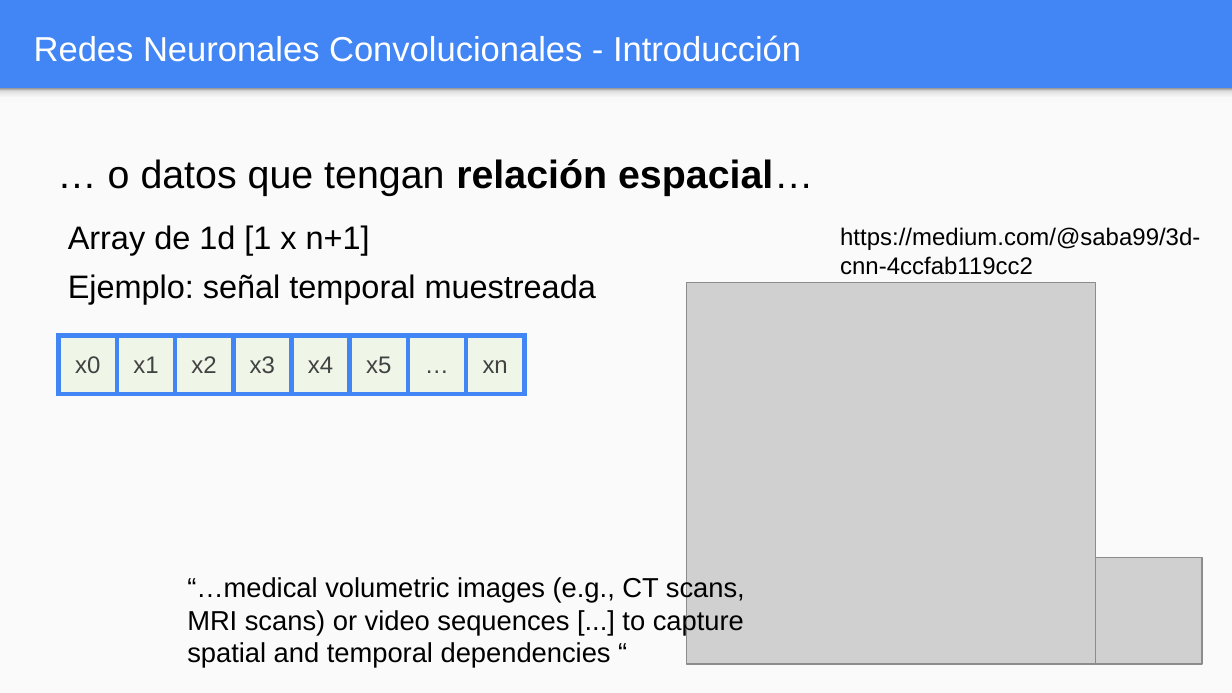
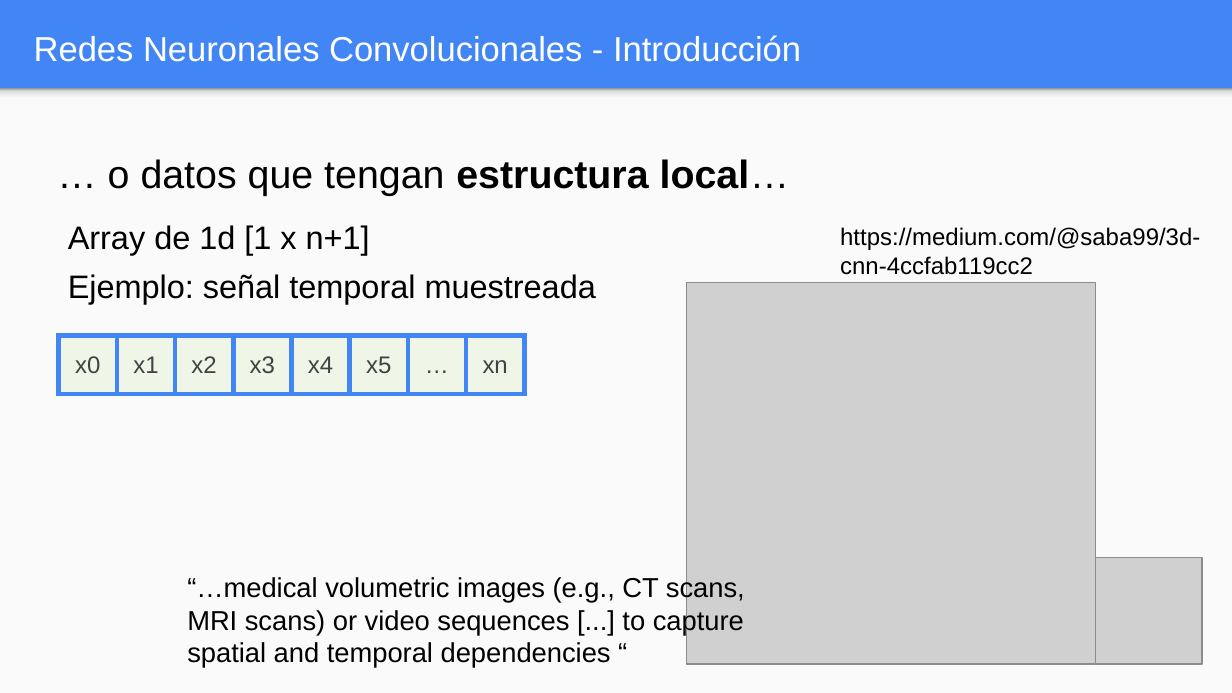
Before and after one commit to FIUBA-Posgrado-Inteligencia-Artificial/aprendizaje_profundo, a slide deck: slide 4 of clase_5/teoria/Clase_5.pptx. Drawn at 1232x693 pixels with LibreOffice and Linux fonts; fonts in the diff are those of the drawing; grey boxes stand for pictures. Boxes give left, top, right and bottom in pixels: in the first picture for what was removed or moved away, otherwise in the second. Text is boxed around its words. In the diff, an @@ line names an element or a change of style, - is before the commit and + after.

```diff
--- a/clase_5/teoria/Clase_5.pptx
+++ b/clase_5/teoria/Clase_5.pptx
@@ text at (x1=108, y1=159, x2=790, y2=196): text changed @@
-… o datos que tengan relación espacial…
+… o datos que tengan estructura local…
```
Also in this commit, not shown: 2 other slides changed, 1 other file.
